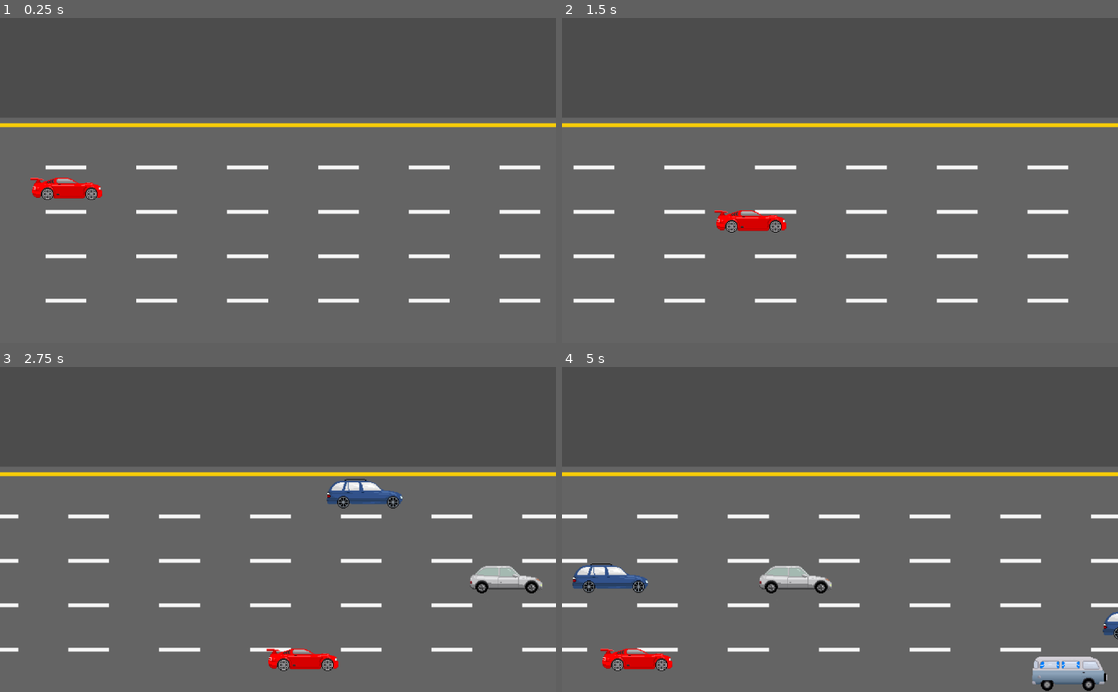
Above: before the commit, frames 1-4 (two rows, left to right).
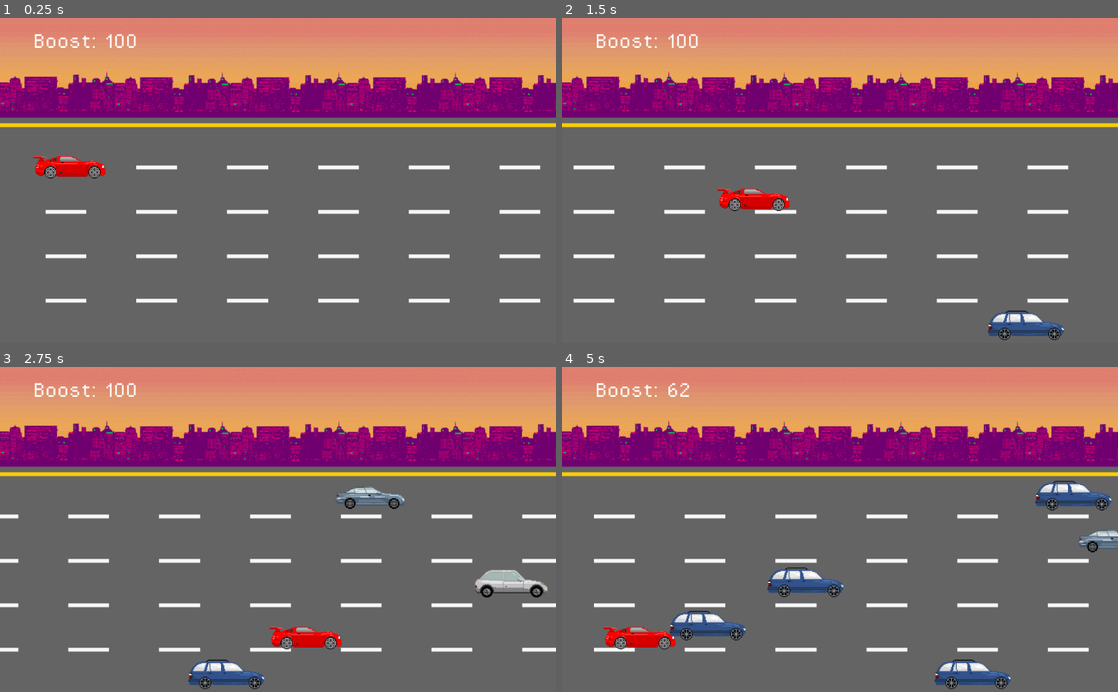
Above: after the commit, the same moments.

Repository: RayJr-Personal/game-project-wc
Game: Godot game, scene res://level1.tscn
Same seed, same stepped clock (60 frames per second), same inputs: the game is played once before the commit and once after it.
Inputs:
- Up to frame 1 (0.25 s): no input
- Up to frame 2 (1.5 s): hold Right (move_right) 0.53-1.28 s; hold Down (move_down) from 1.28 s (still down)
- Up to frame 3 (2.75 s): release Down (move_down) at 2.03 s; hold Right (move_right) from 2.03 s (still down)
- Up to frame 4 (5 s): release Right (move_right) at 2.78 s; hold Space (speed_up) 2.78-3.53 s; hold Left (move_left) from 3.53 s (still down)

The runs differ from the first frame. In frame 1, 32% of the frame differs, in the area x 0-100%, y 0-56%; in frame 2, 33%; in frame 3, 34%; in frame 4, 42%, in the area x 0-100%, y 0-100%.

Commit message:
Updated gamefiles
Updated version:
- Fixed all bugs from the previous build and implemented all steps save for three: parallax background, re-drawing the road, and adding a countdown timer before the level begins.
- The Boost feature is now displayed for the player to see.
- Cars now spawn in lanes at which a car has not spawned at recently, or they wait until any lane is free.
- Player can now only move within the viewable window.
- Pathing system replaced. All NPC cars now spawn at specific positions off-screen, and move using a Vector2 pointing from right to left.


Next steps:
- Re-drawing the road and implementing a parallax background will not be implemented. These features were not planned in the GDD, and functionality is prioritized for this prototype rather than presentation.
- Adding a countdown timer at the start of the level.
- Add a 'finish line' and 'timer' feature. 'Finish line' will actually just be an arbitrary distance that the player needs to drive for, before the 'timer' reaches zero.
- Implement the game over scenario: if the player crashes onto another NPC vehicle, the player should then be unable to control the car. The player's car and the crashed NPC car will stop and keep moving to the left of the screen until they are out of sight. An appropriate message should be displayed.

No bugs for now.

Diff:
--- a/gamefiles/Car.tscn
+++ b/gamefiles/Car.tscn
@@ -3,15 +3,11 @@
 [ext_resource path="res://car.gd" type="Script" id=1]
 
 [sub_resource type="RectangleShape2D" id=1]
-extents = Vector2( 57.7281, 10.599 )
+extents = Vector2( 63.228, 17.099 )
 
 [node name="Car" type="KinematicBody2D"]
 script = ExtResource( 1 )
 
 [node name="CollisionShape2D" type="CollisionShape2D" parent="."]
+position = Vector2( 3, 0 )
 shape = SubResource( 1 )
-
-[node name="Timer" type="Timer" parent="."]
-wait_time = 5.0
-
-[connection signal="timeout" from="Timer" to="." method="_ready"]
--- a/gamefiles/EventHandler.gd
+++ b/gamefiles/EventHandler.gd
@@ -11,7 +11,11 @@
 var car6 = preload("res://resources/cars/spr_van_0.png")
 
 var cars = [car1, car2, car3, car4, car5, car6]
+var lane_nums = [0, 1, 2, 3, 4]
 
+# Adds a car into the current scene. A random sprite is given to the car.
+# There is also a 0.75 second delay between spawning cars.
+# MUST ADD FEATURE HERE THAT PREVENTS SPAWNING A CAR INTO ANOTHER CAR
 func add_car():
 	for i in range(0, CAR_COUNT):
 
@@ -23,6 +27,9 @@
 		var ci = Car.instance()
 		ci.add_child(cs)
 
+		add_child(ci)
+
+		# delay
 		var timer = Timer.new()
 		timer.set_wait_time(0.75)
 		timer.set_one_shot(true)
@@ -30,12 +37,20 @@
 		timer.start()
 		yield(timer, "timeout")
 
-		var path_follow = PathFollow2D.new()
-		path_follow.add_child(ci)
+func _on_car_spawned(lane_num):
+	lane_nums.erase(lane_num)
+	print(lane_nums)
 
-		var lane_number = str(randi() % 5 + 1)
-		var parent = get_node("Lane" + lane_number)
-		parent.add_child(path_follow)
+	var timer = Timer.new()
+	timer.connect("timeout", self, "re_add_lane_num", [lane_num])
+	timer.set_wait_time(1)
+	timer.set_one_shot(true)
+	self.add_child(timer)
+	timer.start()
+
+func re_add_lane_num(lane_num):
+	lane_nums.append(lane_num)
+
 
 # Called when the node enters the scene tree for the first time.
 func _ready():
--- a/gamefiles/Player.gd
+++ b/gamefiles/Player.gd
@@ -1,16 +1,43 @@
 extends KinematicBody2D
 
 const MOVE_SPEED = 300
+var boost = 100
+
+# General variables
+var extents
+var screensize
+
+# Labels
+var label_boost
+
+# Signals
+signal boost_started
+signal boost_stopped
 
 # Called when the node enters the scene tree for the first time.
 func _ready():
+	label_boost = get_parent().get_node("Label")
 
-	pass
+	screensize = get_viewport_rect().size
+	extents = get_node("Player").get_texture().get_size() / 2
 
 # Called every frame. 'delta' is the elapsed time since the previous frame.
+func _process(_delta):
+	self.position.x = clamp(self.position.x, extents.x - 50, screensize.x - extents.x/2 - 25)
+	self.position.y = clamp(self.position.y, 190 + extents.y, screensize.y - extents.y/2)
+
 func _physics_process(delta):
 	var input = Vector2()
 	input.x += int(Input.is_action_pressed("move_right")) - int(Input.is_action_pressed("move_left"))
 	input.y += int(Input.is_action_pressed("move_down")) - int(Input.is_action_pressed("move_up"))
 	var direction = input.normalized()
 	move_and_collide(direction * MOVE_SPEED * delta)
+
+	if (Input.is_action_pressed("speed_up") and boost >= 0):
+		boost -= delta*50
+		label_boost.text = "Boost: " + str(int(boost))
+		emit_signal("boost_started")
+		if (boost <= 0):
+			emit_signal("boost_stopped")
+	if (Input.is_action_just_released("speed_up") and boost >= 0):
+		emit_signal("boost_stopped")
--- a/gamefiles/RoadScroll.gd
+++ b/gamefiles/RoadScroll.gd
@@ -1,10 +1,14 @@
 extends Sprite
+
+# the length at which the road will reset to its original position once
+# it goes past this limit to simulate scrolling
+const ROAD_REPEAT_X = -167
 
 # (in pixels) width of white line + gap between 2 white lines
 const SCROLL_SPEED = 16.7
 
 var speed_multiplier
-var boost = 2.2
+var boost = 100
 var roadPosition = Vector2()
 
 # Called when the node enters the scene tree for the first time.
@@ -13,10 +17,13 @@
 
 func _process(delta):
 	speed_multiplier = 0.75
-	if (Input.is_action_pressed("speed_up")):
-		speed_multiplier = speed_multiplier * boost
+
+	if (Input.is_action_pressed("speed_up") and boost >= 0):
+		speed_multiplier = 2.2
+		boost -= delta*50
+
 	roadPosition.x -= (SCROLL_SPEED * speed_multiplier)
-	if (roadPosition.x <= -167):
+	if (roadPosition.x <= ROAD_REPEAT_X):
 		roadPosition.x = 0
+
 	set_offset(roadPosition)
-	pass
--- a/gamefiles/car.gd
+++ b/gamefiles/car.gd
@@ -2,33 +2,71 @@
 extends KinematicBody2D
 
 const CAR_SPEED = 350
-var boost
-export var is_running = false
-onready var path = get_parent()
+
+# For signal
+var is_boosting
+
+# General variables
+var collision
+var multiplier
+var player
+var root
+
+# For switching lanes
+var lanes = [Vector2(1380, 240), Vector2(1380, 320), Vector2(1380, 400), Vector2(1380, 480), Vector2(1380, 570)]
+var lane_nums
+signal car_spawned
+
+
+# Signals
+func connect_signals():
+	player.connect("boost_started", self, "_on_boost_started")
+	player.connect("boost_stopped", self, "_on_boost_stopped")
+	self.connect("car_spawned", root, "_on_car_spawned")
+
+func _on_boost_started():
+	is_boosting = true
+
+func _on_boost_stopped():
+	is_boosting = false
+
+
+
+# Picks a random lane (co-ordinates) out of 5 for the car to spawn on
+# If all lanes have just been used, car will wait
+# If one lane has just been used, car will spawn in different lane
+func new_lane():
+	if (lane_nums.size() == 0):
+		var timer = Timer.new()
+		timer.set_wait_time(2)
+		timer.set_one_shot(true)
+		self.add_child(timer)
+		timer.start()
+	else:
+		var rand_index = (randi() % lane_nums.size()) - 1
+		var lane_number = lane_nums[rand_index]
+		emit_signal("car_spawned", lane_number)
+		self.position = lanes[lane_number]
+
 
 
 
 # Called when the node enters the scene tree for the first time.
 func _ready():
-	is_running = true
-	path.unit_offset = 1
+	root = get_parent()
 
+	lane_nums = root.lane_nums
+	player = root.get_node("KinematicBody2D")
+	connect_signals()
+	new_lane()
 
 # Called every frame. 'delta' is the elapsed time since the previous frame.
-func _process(delta):
-	boost = 1
-	if (Input.is_action_pressed("speed_up")):
-		boost = 2.2
-	path.offset -= CAR_SPEED * boost * delta
-	if (path.unit_offset < 0.01):
+func _physics_process(delta):
+	multiplier = 1
+	if (is_boosting):
+		multiplier = 2.2
 
-		var old_lane = path.get_parent()
-		old_lane.remove_child(path)
-		var root = old_lane.get_parent()
+	move_and_collide(Vector2(-1, 0) * CAR_SPEED * multiplier * delta)
 
-		var lane_number = str(randi() % 5 + 1)
-		var new_lane = root.get_node("Lane" + lane_number)
-		new_lane.add_child(path)
-
-		path.unit_offset = 1
-		print("here")
+	if (self.position.x < -50):
+		new_lane()
--- a/gamefiles/level1.tscn
+++ b/gamefiles/level1.tscn
@@ -1,21 +1,62 @@
-[gd_scene load_steps=8 format=2]
+[gd_scene load_steps=10 format=2]
 
 [ext_resource path="res://resources/player_car_red.png" type="Texture" id=1]
 [ext_resource path="res://resources/highway.png" type="Texture" id=2]
 [ext_resource path="res://Player.gd" type="Script" id=3]
 [ext_resource path="res://RoadScroll.gd" type="Script" id=4]
 [ext_resource path="res://EventHandler.gd" type="Script" id=5]
+[ext_resource path="res://resources/fonts/OpenSansPX.ttf" type="DynamicFontData" id=6]
+[ext_resource path="res://resources/bg/Background_City_Skyline(Gimp_2-8).png" type="Texture" id=7]
 
 [sub_resource type="RectangleShape2D" id=1]
-extents = Vector2( 56.2152, 10.0003 )
+extents = Vector2( 61.5833, 17.8456 )
 
-[sub_resource type="Curve2D" id=2]
-_data = {
-"points": PoolVector2Array( 0, 0, 0, 0, -136.58, 158.37, 0, 0, 0, 0, 1376.63, 158.37 )
-}
+[sub_resource type="DynamicFont" id=2]
+size = 50
+font_data = ExtResource( 6 )
 
 [node name="Root" type="Node2D"]
 script = ExtResource( 5 )
+
+[node name="Background_City_Skyline(Gimp_2-8)" type="Sprite" parent="."]
+position = Vector2( 159, 89 )
+scale = Vector2( 1.3, 1.3 )
+texture = ExtResource( 7 )
+
+[node name="Background_City_Skyline(Gimp_2-8)2" type="Sprite" parent="."]
+position = Vector2( 371.81, 90 )
+scale = Vector2( 1.3, 1.3 )
+texture = ExtResource( 7 )
+
+[node name="Background_City_Skyline(Gimp_2-8)3" type="Sprite" parent="."]
+position = Vector2( 586.497, 90 )
+scale = Vector2( 1.3, 1.3 )
+texture = ExtResource( 7 )
+
+[node name="Background_City_Skyline(Gimp_2-8)4" type="Sprite" parent="."]
+position = Vector2( 801, 90 )
+scale = Vector2( 1.3, 1.3 )
+texture = ExtResource( 7 )
+
+[node name="Background_City_Skyline(Gimp_2-8)5" type="Sprite" parent="."]
+position = Vector2( 1015.1, 90 )
+scale = Vector2( 1.3, 1.3 )
+texture = ExtResource( 7 )
+
+[node name="Background_City_Skyline(Gimp_2-8)6" type="Sprite" parent="."]
+position = Vector2( 1227.91, 90 )
+scale = Vector2( 1.3, 1.3 )
+texture = ExtResource( 7 )
+
+[node name="Background_City_Skyline(Gimp_2-8)7" type="Sprite" parent="."]
+position = Vector2( 1442.6, 90 )
+scale = Vector2( 1.3, 1.3 )
+texture = ExtResource( 7 )
+
+[node name="Background_City_Skyline(Gimp_2-8)8" type="Sprite" parent="."]
+position = Vector2( 1657.1, 90 )
+scale = Vector2( 1.3, 1.3 )
+texture = ExtResource( 7 )
 
 [node name="Road" type="Sprite" parent="."]
 position = Vector2( 468.522, 432.414 )
@@ -25,33 +66,23 @@
 script = ExtResource( 4 )
 
 [node name="KinematicBody2D" type="KinematicBody2D" parent="."]
+position = Vector2( 127.279, 274.853 )
 script = ExtResource( 3 )
 
 [node name="Player" type="Sprite" parent="KinematicBody2D"]
-position = Vector2( 121.976, 307.5 )
 scale = Vector2( 0.489414, 0.489414 )
 texture = ExtResource( 1 )
 
 [node name="CollisionShape2D" type="CollisionShape2D" parent="KinematicBody2D"]
-position = Vector2( 122, 315 )
 shape = SubResource( 1 )
 
-[node name="Lane1" type="Path2D" parent="."]
-position = Vector2( 0, 78 )
-curve = SubResource( 2 )
-
-[node name="Lane2" type="Path2D" parent="."]
-position = Vector2( 0, 156 )
-curve = SubResource( 2 )
-
-[node name="Lane3" type="Path2D" parent="."]
-position = Vector2( 0, 234 )
-curve = SubResource( 2 )
-
-[node name="Lane4" type="Path2D" parent="."]
-position = Vector2( 0, 320 )
-curve = SubResource( 2 )
-
-[node name="Lane5" type="Path2D" parent="."]
-position = Vector2( 0, 405 )
-curve = SubResource( 2 )
+[node name="Label" type="Label" parent="."]
+margin_left = 60.5858
+margin_top = 19.9411
+margin_right = 466.586
+margin_bottom = 64.9411
+custom_fonts/font = SubResource( 2 )
+text = "Boost: 100"
+__meta__ = {
+"_edit_use_anchors_": false
+}
Binary file added: gamefiles/resources/bg/Background_City_Skyline(Gimp_2-8).png
Not shown, added: gamefiles/resources/bg/Background_City_Skyline(Gimp_2-8).png.import
Binary file added: gamefiles/resources/fonts/OpenSansPX.ttf
Binary file added: gamefiles/resources/fonts/OpenSansPXBold.ttf
Binary file changed: gamefiles/resources/player_car_red.png
